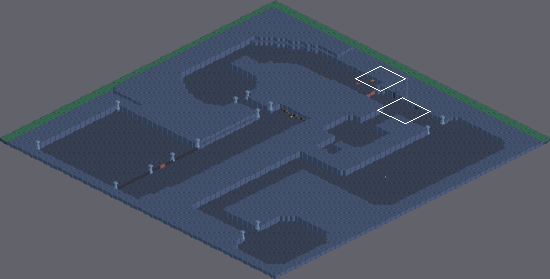
Tiled map, stored at src/dracula_punch/Resources/Tiled/dungeon_map.tmx. Above: a wide view before the commit, with the close-up outlined.
Close-up. Old version:
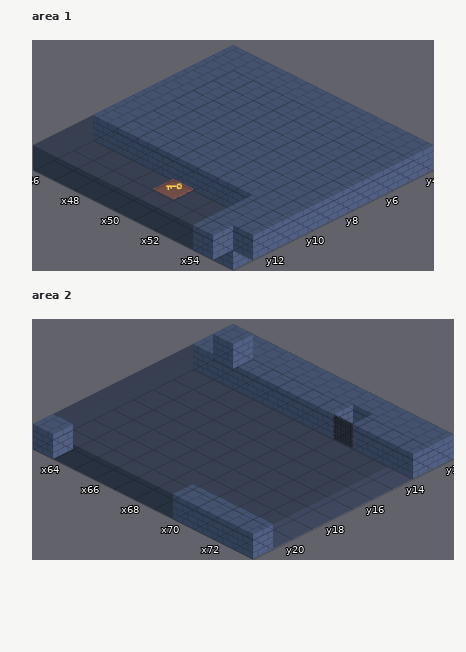
Cells are 256x128 px. Isometric: x runs down to the right, y down to the left. Shown: area 1 x 46..55, y 4..13; area 2 x 63..73, y 12..21.
New version:
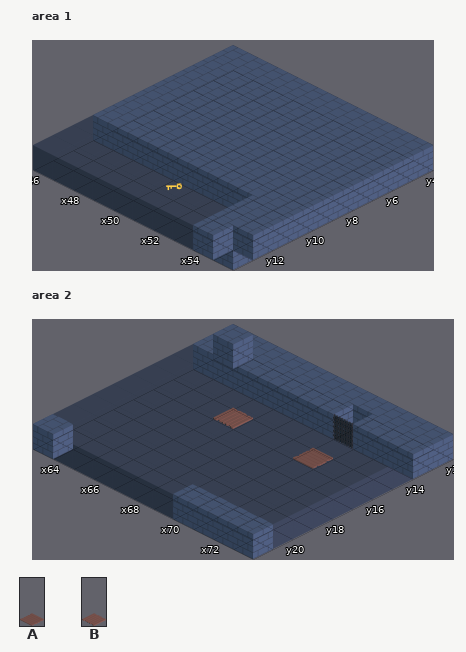
Key: from "tiledDungeon2": A 7, B 8.
_ is an empty cell.
What changed:
Layer "placement", area 1:
The edit erases tile A in row 11 at x 50.
Layer "placement", area 2:
The edit adds tile A in row 15 at x 70.
The edit adds tile B in row 15 at x 66.
Where, in picture pixels (left, top, right, bottom), the same in both close-ups:
removed: (153, 178, 193, 200)
added: (213, 407, 253, 429)
added: (293, 447, 333, 469)
